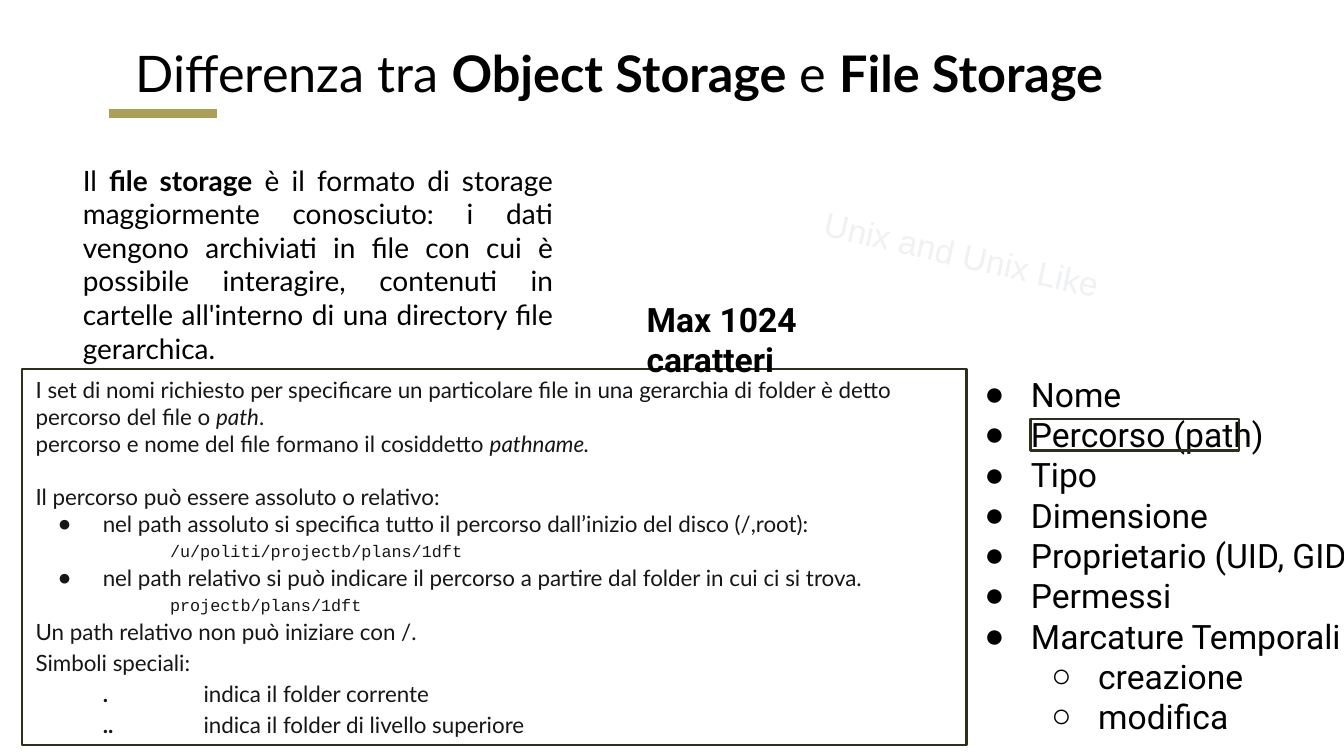
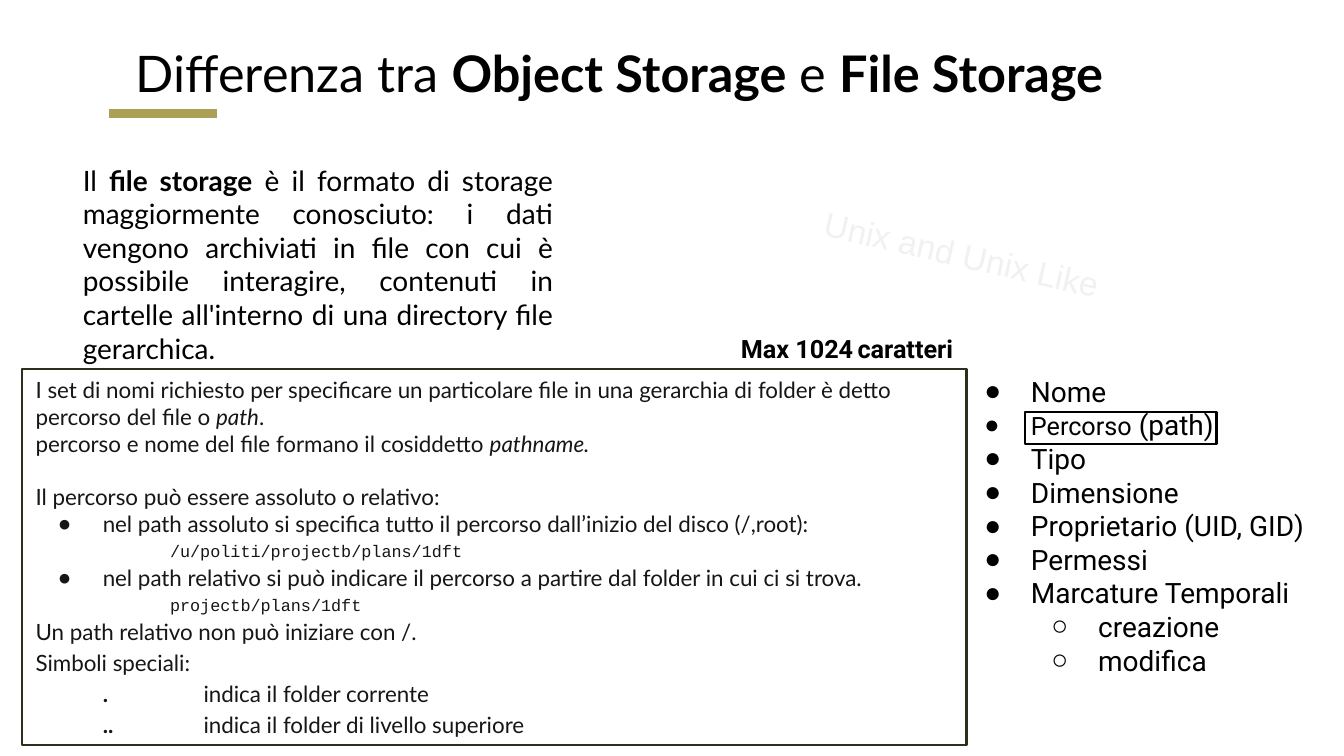
Before and after one commit to RomoloPoliti-INAF/PhDCourse2022, a slide deck: slide 44 of Cloud_Archive_and_Computation.pptx (slide 43 before the commit). Drawn at 1344x756 pixels with LibreOffice and Linux fonts; fonts in the diff are those of the drawing. Boxes give left, top, right and bottom in pixels: in the first picture for what was removed or moved away, otherwise in the second. Text is boxed around its words. In the diff, an @@ line names an element or a change of style, - is before the commit and + after.

```diff
--- a/Cloud_Archive_and_Computation.pptx
+++ b/Cloud_Archive_and_Computation.pptx
@@ text "Max 1024 caratteri": place and size @@
-text "Max 1024 caratteri" at [647,307,797,373]
+text "Max 1024 caratteri" at [741,339,953,359]
@@ text "Max 1024 caratteri" at [741,339,953,359]: size 24 to 18 pt; alignment left to right @@
@@ text "Nome" at [1031,382,1304,672]: size 24 to 20 pt; size 24 to 18 pt in "Percorso" @@
@@ rectangle: place and size @@
-rectangle at [1030,418,1239,451]
+rectangle at [1025,412,1217,445]
@@ rectangle at [1025,412,1217,445]: outline #2A301B 1.5 pt to #000000 1.5 pt @@
```
Also in this commit, not shown: 10 other slides changed, 22 slides added.
